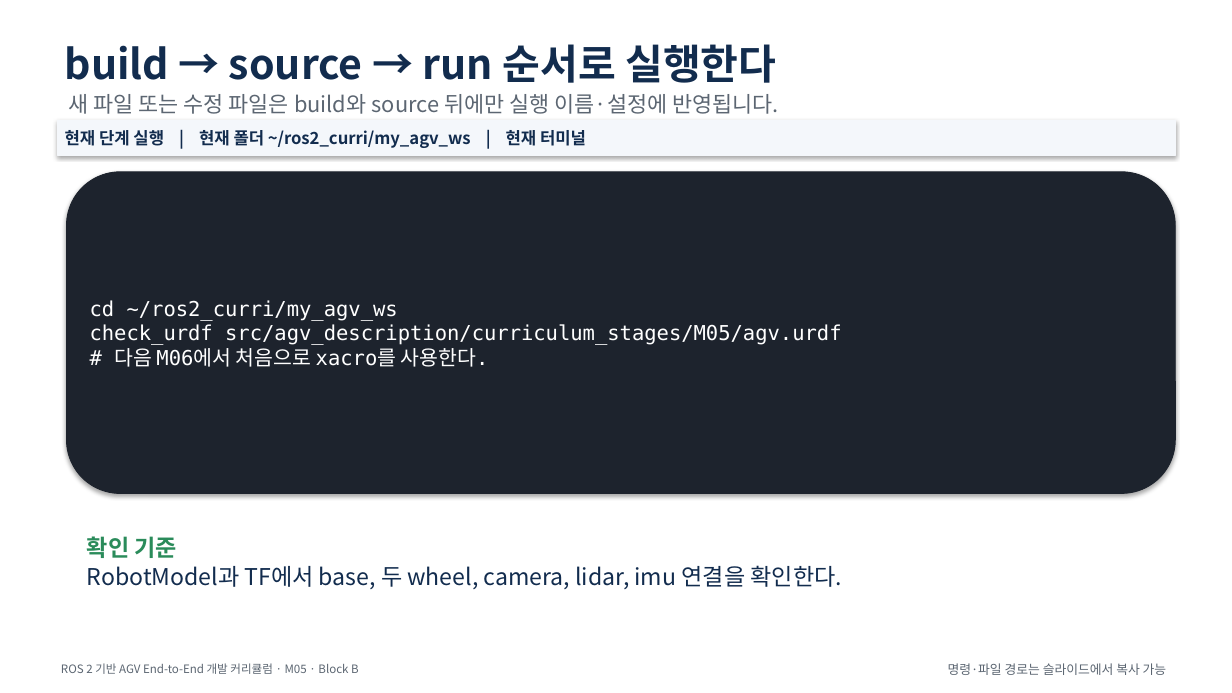
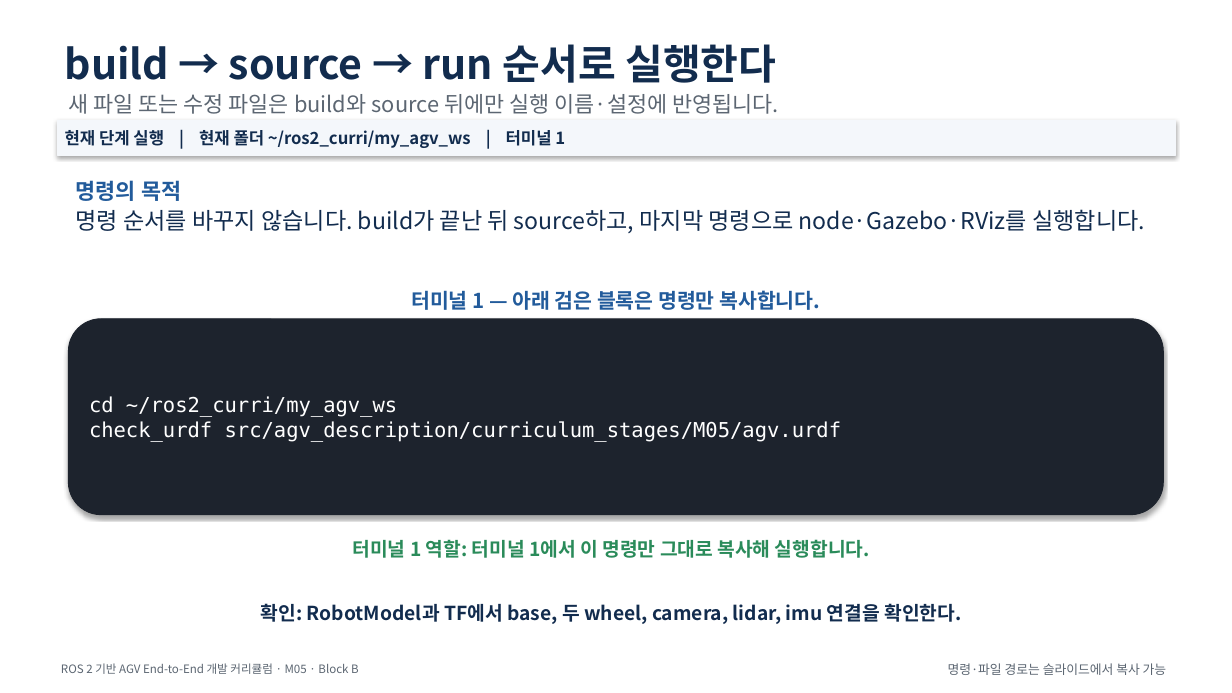
Before and after one commit to choimagon/ros2_curri, a slide deck: slide 20 of blocks/B_robot_build/M05_urdf_basic_model/M05_URDF로_기본_AGV_제작.pptx (slide 19 before the commit). Drawn at 1232x693 pixels with LibreOffice and Linux fonts; fonts in the diff are those of the drawing. Boxes give left, top, right and bottom in pixels: in the first picture for what was removed or moved away, otherwise in the second. Text is boxed around its words. In the diff, an @@ line names an element or a change of style, - is before the commit and + after.

Commit message:
Regenerate visual terminal curriculum decks

```diff
--- a/blocks/B_robot_build/M05_urdf_basic_model/M05_URDF로_기본_AGV_제작.pptx
+++ b/blocks/B_robot_build/M05_urdf_basic_model/M05_URDF로_기본_AGV_제작.pptx
@@ text in rectangle at <box>65,130,565,148</box>: text changed @@
-현재 단계 실행 | 현재 폴더 ~/ros2_curri/my_agv_ws | 현재 터미널
+현재 단계 실행 | 현재 폴더 ~/ros2_curri/my_agv_ws | 터미널 1
@@ text added at <box>76,180,181,201</box>, 17 pt, text #225B9B, bold @@
+명령의 목적
@@ text added at <box>76,209,1145,233</box>, 18 pt, text #122C4E @@
+명령 순서를 바꾸지 않습니다. build가 끝난 뒤 source하고, 마지막 명령으로 node·Gazebo·RViz를 실행합니다.
@@ text added at <box>411,290,820,310</box>, 16 pt, text #225B9B, bold @@
+터미널 1 — 아래 검은 블록은 명령만 복사합니다.
@@ rounded rectangle "cd ~/ros2_curri/my_agv_ws": place and size @@
-rounded rectangle "cd ~/ros2_curri/my_agv_ws" at <box>67,172,1176,494</box>
+rounded rectangle "cd ~/ros2_curri/my_agv_ws" at <box>68,319,1164,515</box>
@@ text in rounded rectangle at <box>89,396,841,442</box>: text changed @@
-cd ~/ros2_curri/my_agv_ws
-check_urdf src/agv_description/curriculum_stages/M05/agv.urdf
-# 다음 M06에서 처음으로 xacro를 사용한다.
+cd ~/ros2_curri/my_agv_ws
+check_urdf src/agv_description/curriculum_stages/M05/agv.urdf
@@ text removed at <box>87,536,178,558</box> @@
-확인 기준
@@ text added at <box>353,539,870,558</box>, 15 pt, text #2A8B5A, bold @@
+터미널 1 역할: 터미널 1에서 이 명령만 그대로 복사해 실행합니다.
@@ text at <box>261,603,961,624</box>: text changed; size 18 to 15 pt; bold on @@
-RobotModel과 TF에서 base, 두 wheel, camera, lidar, imu 연결을 확인한다.
+확인: RobotModel과 TF에서 base, 두 wheel, camera, lidar, imu 연결을 확인한다.
```
Also in this commit, not shown: 8 other slides changed, 3 slides added, 55 other files.
